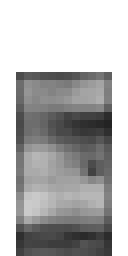
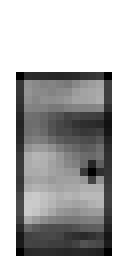
Layered file, before and after one edit (128x256). Changes by layer:
painted on "Layer 0" over (x1=16, y1=72, x2=112, y2=256)
